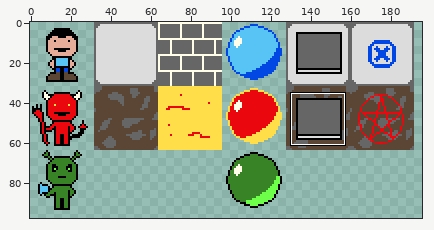
File history of a sprite sheet, src/img/atlas.png. The first picture is a wide view before the edit; the outline marks the close-up.
Close-up. Earlier state:
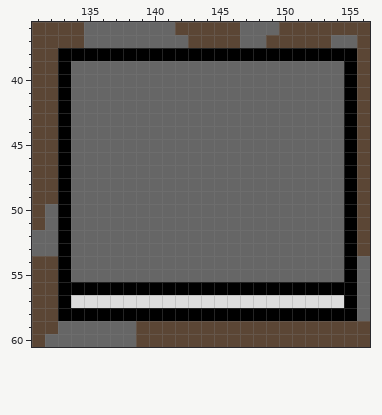
The file is 256x256 pixels. Colours within 5 levels of each other are drawn and written as one. Shown: x 131..156, y 36..60. The wide view leaves out empty margins. The commit also changed other parts of the picture, which this record leaves out.
The result:
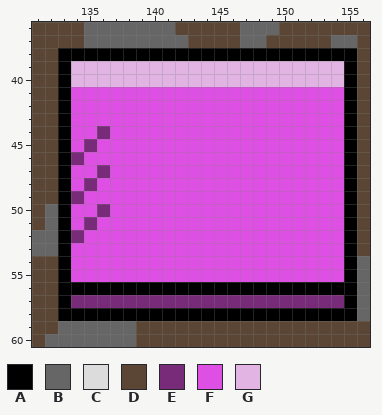
Palette (. is transparent): A #000000  B #666666  C #dcdcdc  D #5b4635  E #772b79  F #de50e3  G #e1b4e3
The edit:
@@ x 131..156 @@
 38 DDAAAAAAAAAAAAAAAAAAAAAAAD
-39 DDABBBBBBBBBBBBBBBBBBBBBAD
-40 DDABBBBBBBBBBBBBBBBBBBBBAD
-41 DDABBBBBBBBBBBBBBBBBBBBBAD
-42 DDABBBBBBBBBBBBBBBBBBBBBAD
-43 DDABBBBBBBBBBBBBBBBBBBBBAD
-44 DDABBBBBBBBBBBBBBBBBBBBBAD
-45 DDABBBBBBBBBBBBBBBBBBBBBAD
-46 DDABBBBBBBBBBBBBBBBBBBBBAD
-47 DDABBBBBBBBBBBBBBBBBBBBBAD
-48 DDABBBBBBBBBBBBBBBBBBBBBAD
-49 DDABBBBBBBBBBBBBBBBBBBBBAD
-50 DBABBBBBBBBBBBBBBBBBBBBBAD
-51 DBABBBBBBBBBBBBBBBBBBBBBAD
-52 BBABBBBBBBBBBBBBBBBBBBBBAD
-53 BBABBBBBBBBBBBBBBBBBBBBBAD
-54 DDABBBBBBBBBBBBBBBBBBBBBAB
-55 DDABBBBBBBBBBBBBBBBBBBBBAB
+39 DDAGGGGGGGGGGGGGGGGGGGGGAD
+40 DDAGGGGGGGGGGGGGGGGGGGGGAD
+41 DDAFFFFFFFFFFFFFFFFFFFFFAD
+42 DDAFFFFFFFFFFFFFFFFFFFFFAD
+43 DDAFFFFFFFFFFFFFFFFFFFFFAD
+44 DDAFFEFFFFFFFFFFFFFFFFFFAD
+45 DDAFEFFFFFFFFFFFFFFFFFFFAD
+46 DDAEFFFFFFFFFFFFFFFFFFFFAD
+47 DDAFFEFFFFFFFFFFFFFFFFFFAD
+48 DDAFEFFFFFFFFFFFFFFFFFFFAD
+49 DDAEFFFFFFFFFFFFFFFFFFFFAD
+50 DBAFFEFFFFFFFFFFFFFFFFFFAD
+51 DBAFEFFFFFFFFFFFFFFFFFFFAD
+52 BBAEFFFFFFFFFFFFFFFFFFFFAD
+53 BBAFFFFFFFFFFFFFFFFFFFFFAD
+54 DDAFFFFFFFFFFFFFFFFFFFFFAB
+55 DDAFFFFFFFFFFFFFFFFFFFFFAB
 56 DDAAAAAAAAAAAAAAAAAAAAAAAB
-57 DDACCCCCCCCCCCCCCCCCCCCCAB
+57 DDAEEEEEEEEEEEEEEEEEEEEEAB
 58 DDAAAAAAAAAAAAAAAAAAAAAAAB
